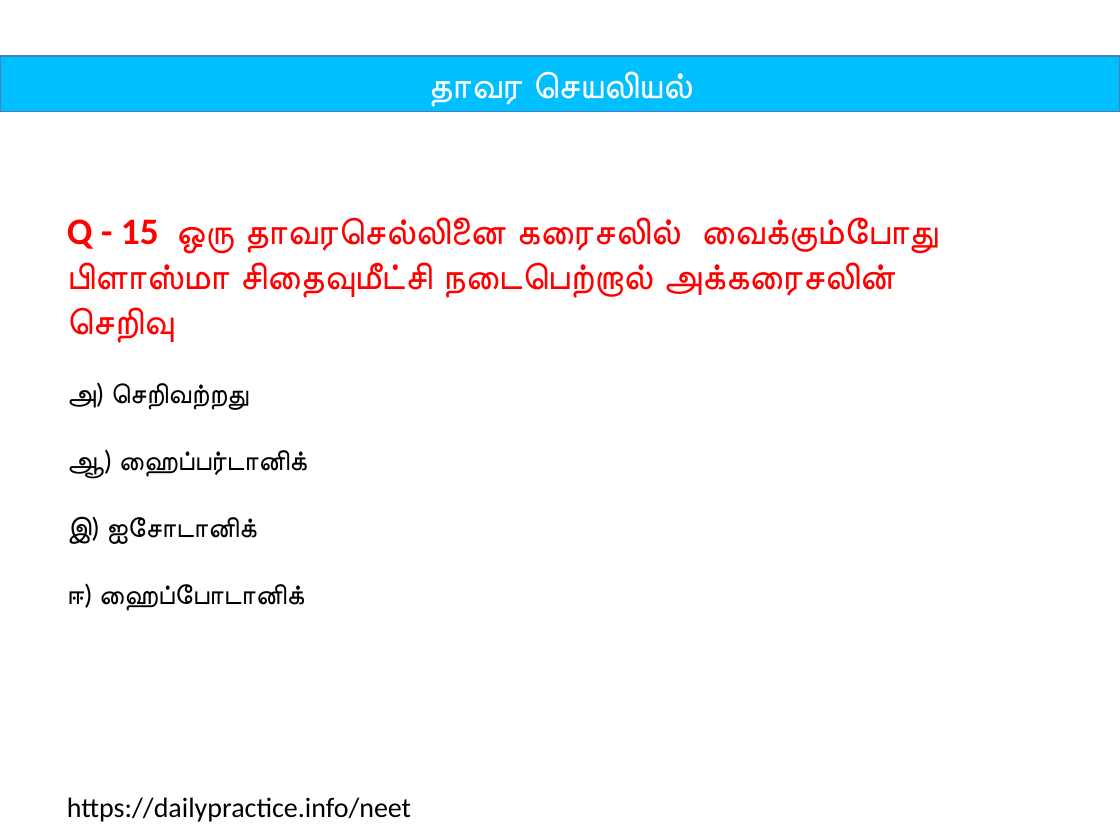
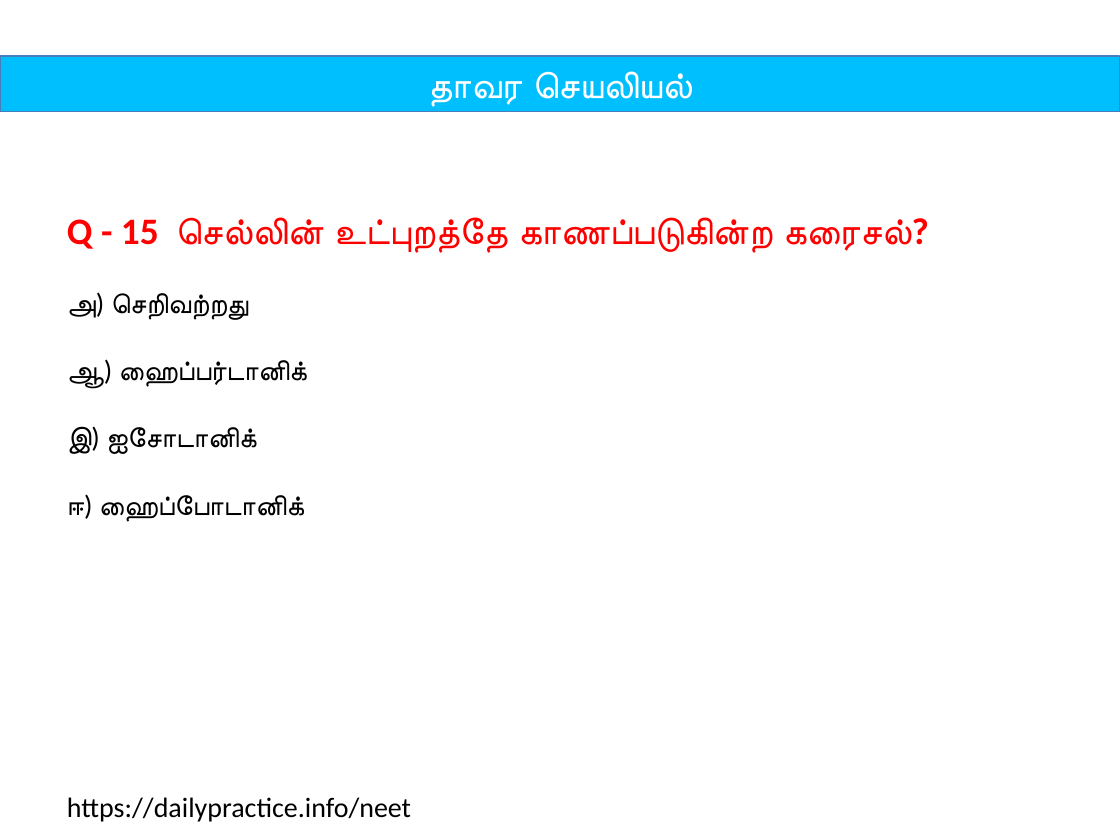
Before and after one commit to tvmani/tvmani.github.io, a slide deck: slide 30 of tamil_biology/unit_05_plant_physiology.pptx. Drawn at 1120x840 pixels with LibreOffice and Linux fonts; fonts in the diff are those of the drawing. Boxes give left, top, right and bottom in pixels: in the first picture for what was removed or moved away, otherwise in the second. Text is boxed around its words. In the diff, an @@ line names an element or a change of style, - is before the commit and + after.

```diff
--- a/tamil_biology/unit_05_plant_physiology.pptx
+++ b/tamil_biology/unit_05_plant_physiology.pptx
@@ text at box(67, 217, 929, 253): text changed @@
-Q - 15 ஒரு தாவரசெல்லினை கரைசலில் வைக்கும்போது பிளாஸ்மா சிதைவுமீட்சி நடைபெற்றால் அக்கரைசலின் செறிவு
+Q - 15 செல்லின் உட்புறத்தே காணப்படுகின்ற கரைசல்?
```
Also in this commit, not shown: 1 other slide changed, 2 other files.
